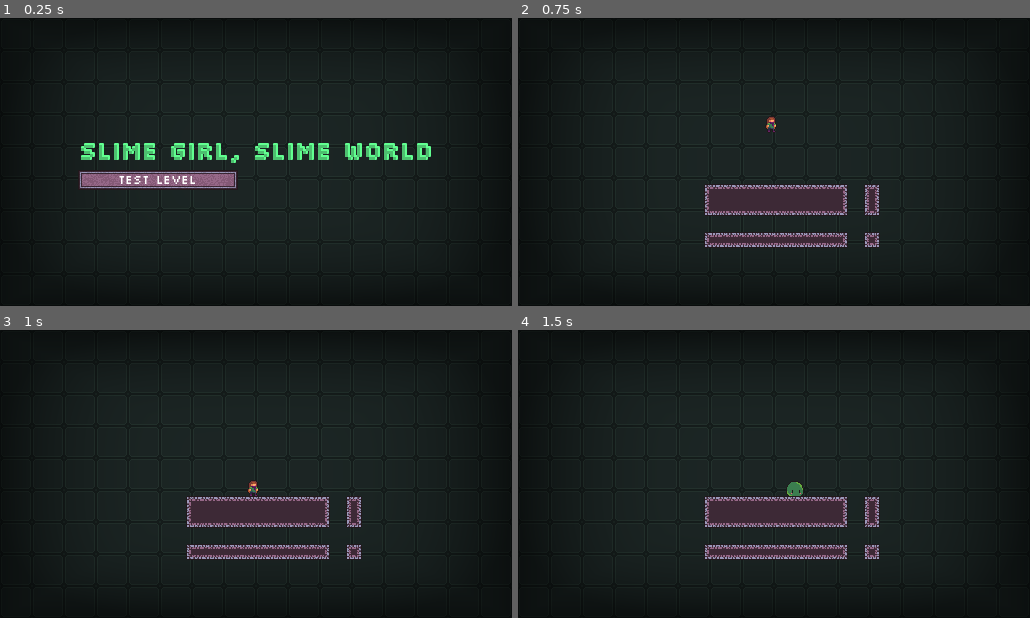
Above: before the commit, frames 1-4 (two rows, left to right).
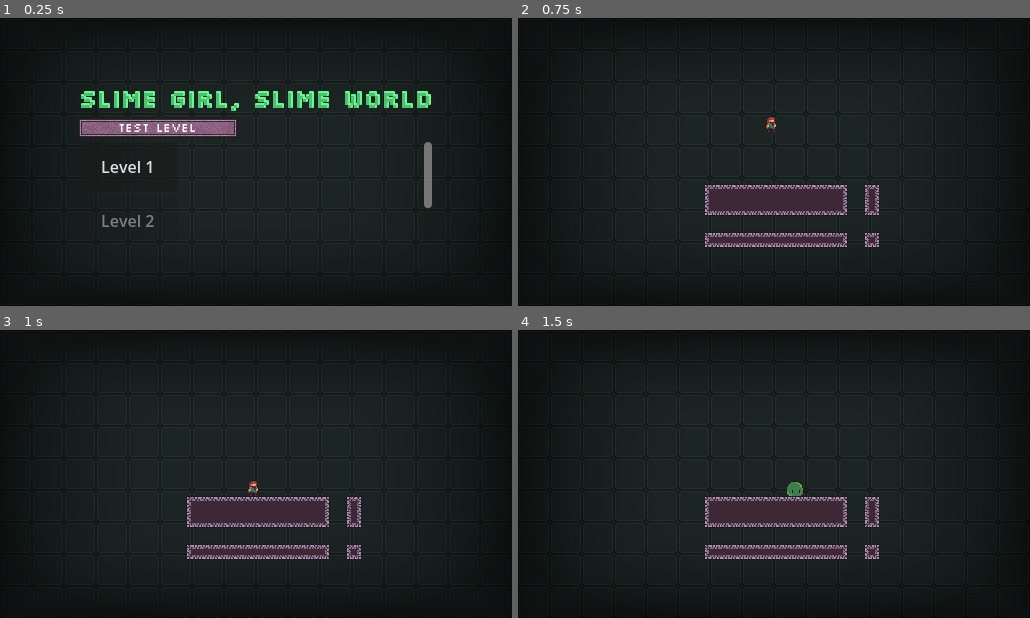
Above: after the commit, the same moments.

Repository: slime-time/slime-world
Game: Godot game, scene res://levels/LevelSelect/LevelSelectScreen.tscn
The game is run twice, just before and just after one commit, with the same random seed, the same clock (stepped at 60 frames per second) and the same inputs. Before the commit the project starts from res://levels/LevelSelect/LevelSelect.tscn.
Inputs:
- Up to frame 1 (0.25 s): no input
- Up to frame 2 (0.75 s): click "Test Level" at 0.5 s
- Up to frame 3 (1 s): no input
- Up to frame 4 (1.5 s): tap Enter at 1.25 s; hold Right (move_right) from 1.28 s (still down); hold V (transform) from 1.28 s (still down)

The runs differ from the first frame. In frame 1, 8.7% of the frame differs, in the area x 15-85%, y 25-73%; in frame 2, nothing differs; in frame 3, nothing differs; in frame 4, nothing differs.

Commit message:
Added GameManager and expanded LevelSelectScreen

Diff:
--- /dev/null
+++ b/GameManager/GameManager.gd
@@ -0,0 +1,34 @@
+extends Node
+
+var cur_level: int = 0 # Level 0 is LevelSelect
+var highest_level_unlocked: int = 1
+
+const levels: Array[String] = [
+    "res://levels/LevelSelect.tscn",
+    "res://levels/TestLevel.tscn",
+    "res://levels/SpikeTest.tscn",
+    "res://levels/FluidTestLevel.tscn"
+]
+
+func load_level(x : int):
+    assert(0 <= x && x <= highest_level_unlocked)
+    cur_level = x
+    get_tree().change_scene_to_file(levels[x])
+
+func complete_level():
+    var nxt : int = cur_level
+
+    # Unlock the next level
+    if (highest_level_unlocked == cur_level):
+        highest_level_unlocked += 1
+        nxt += 1
+
+    # Otherwise, go back to level select
+    else:
+        nxt = 0
+
+    # Oops we beat the game
+    if (nxt == levels.size()):
+        nxt = 0
+
+    load_level(nxt)
--- a/levels/LevelSelect/LevelSelect.gd
+++ b/levels/LevelSelect/LevelSelect.gd
@@ -3,14 +3,20 @@
 
 # Called when the node enters the scene tree for the first time.
 func _ready() -> void:
-	pass # Replace with function body.
+	# Add level buttons
+	for level_idx in range(1, GameManager.levels.size()):
+		var button = Button.new()
 
+		button.custom_minimum_size = Vector2(100, 50)
+		button.text = "Level " + str(level_idx)
+
+		# Disable button if level hasn't been unlocked yet
+		if (level_idx > GameManager.highest_level_unlocked):
+			button.disabled = true;
+
+		button.pressed.connect(func(): GameManager.load_level(level_idx))
+		add_child(button)
 
 # Called every frame. 'delta' is the elapsed time since the previous frame.
 func _process(delta: float) -> void:
 	pass
-
-
-func _on_level_select_button_pressed() -> void:
-	print("Button was clicked!")
-	get_tree().change_scene_to_file("res://levels/TestLevel.tscn")
--- /dev/null
+++ b/levels/LevelSelect/LevelSelectScreen.gd
@@ -0,0 +1,14 @@
+extends Control
+
+
+# Called when the node enters the scene tree for the first time.
+func _ready() -> void:
+	pass
+
+# Called every frame. 'delta' is the elapsed time since the previous frame.
+func _process(delta: float) -> void:
+	pass
+
+
+func _on_level_select_button_pressed() -> void:
+	get_tree().change_scene_to_file("res://levels/TestLevel.tscn")
--- a/levels/LevelSelect/LevelSelect.tscn
+++ b/levels/LevelSelect/LevelSelectScreen.tscn
@@ -1,13 +1,14 @@
 [gd_scene format=3 uid="uid://d2n5hnnnf8678"]
 
-[ext_resource type="Script" uid="uid://dbhvxu4avvfcg" path="res://levels/LevelSelect/LevelSelect.gd" id="1_8vtko"]
-[ext_resource type="Shader" uid="uid://i6opn5gum5pf" path="res://assets/shaders/BackgroundShader.gdshader" id="1_dleve"]
-[ext_resource type="Texture2D" uid="uid://dr3tqpr6dkrhu" path="res://assets/background.png" id="2_8vtko"]
-[ext_resource type="FontFile" uid="uid://d26ob82qembic" path="res://assets/fonts/Silkscreen/Silkscreen-Regular.ttf" id="3_j12p5"]
-[ext_resource type="PackedScene" uid="uid://cm8t0j6b8neg1" path="res://levels/LevelSelect/LevelSelectButton.tscn" id="4_vx5hu"]
+[ext_resource type="Script" uid="uid://dbhvxu4avvfcg" path="res://levels/LevelSelect/LevelSelectScreen.gd" id="1_whr1j"]
+[ext_resource type="Shader" uid="uid://i6opn5gum5pf" path="res://assets/shaders/BackgroundShader.gdshader" id="2_kyhc2"]
+[ext_resource type="Texture2D" uid="uid://dr3tqpr6dkrhu" path="res://assets/background.png" id="3_jl0ce"]
+[ext_resource type="FontFile" uid="uid://d26ob82qembic" path="res://assets/fonts/Silkscreen/Silkscreen-Regular.ttf" id="4_wrpfa"]
+[ext_resource type="PackedScene" uid="uid://cm8t0j6b8neg1" path="res://levels/LevelSelect/LevelSelectButton.tscn" id="5_fj1fs"]
+[ext_resource type="Script" uid="uid://dxkyxq3lw2wit" path="res://levels/LevelSelect/LevelSelect.gd" id="6_kyhc2"]
 
 [sub_resource type="ShaderMaterial" id="ShaderMaterial_0bmyu"]
-shader = ExtResource("1_dleve")
+shader = ExtResource("2_kyhc2")
 shader_parameter/darkness = 0.730000034675
 shader_parameter/edge_softness = 3.30200015358512
 
@@ -33,7 +34,7 @@
 grow_horizontal = 2
 grow_vertical = 2
 mouse_filter = 2
-script = ExtResource("1_8vtko")
+script = ExtResource("1_whr1j")
 
 [node name="CanvasLayer" type="CanvasLayer" parent="." unique_id=1747510423]
 layer = -100
@@ -66,14 +67,23 @@
 theme_override_constants/shadow_offset_x = 1
 theme_override_constants/shadow_offset_y = -1
 theme_override_constants/shadow_outline_size = 4
-theme_override_fonts/font = ExtResource("3_j12p5")
+theme_override_fonts/font = ExtResource("4_wrpfa")
 theme_override_font_sizes/font_size = 24
 text = "slime girl, slime world"
 horizontal_alignment = 1
 
-[node name="LevelSelectButton" parent="CanvasLayer/CenterContainer/VBoxContainer" unique_id=869992264 instance=ExtResource("4_vx5hu")]
+[node name="LevelSelectButton" parent="CanvasLayer/CenterContainer/VBoxContainer" unique_id=869992264 instance=ExtResource("5_fj1fs")]
 layout_mode = 2
 toggle_mode = true
 script = SubResource("GDScript_j12p5")
 
+[node name="ScrollContainer" type="ScrollContainer" parent="CanvasLayer/CenterContainer/VBoxContainer" unique_id=1122486307]
+custom_minimum_size = Vector2(10, 100)
+layout_mode = 2
+size_flags_vertical = 3
+
+[node name="LevelSelect" type="GridContainer" parent="CanvasLayer/CenterContainer/VBoxContainer/ScrollContainer" unique_id=1412943189]
+layout_mode = 2
+script = ExtResource("6_kyhc2")
+
 [connection signal="pressed" from="CanvasLayer/CenterContainer/VBoxContainer/LevelSelectButton" to="." method="_on_level_select_button_pressed"]
--- a/project.godot
+++ b/project.godot
@@ -19,6 +19,7 @@
 
 SceneManager="*uid://clwcou0lvoqt0"
 InputManager="*uid://bxqq0x5x18kd8"
+GameManager="*uid://dms3mbn4e8xh7"
 
 [display]
 
Not shown, added: GameManager/GameManager.gd.uid
Not shown, changed: levels/LevelSelect/LevelSelect.gd.uid
Not shown, added: levels/LevelSelect/LevelSelectScreen.gd.uid
Not shown: 1 places in levels/LevelSelect/LevelSelectScreen.tscn that only renumber resources
